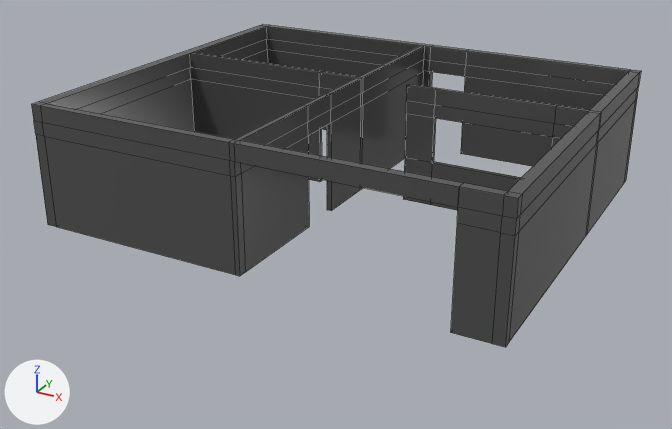
An edit to the FBX model Model/wall.fbx, drawn before and after from the same camera.
The view is the same before and after, from a camera (50 mm lens) standing at (0.213, -0.39, 0.2) and looking at (0.007, -0.016, 0.013). Lighting does not change. The marker at lower left points along +X, +Y and +Z. Mesh edges are drawn as thin lines. Where no turn or scale is listed for an object, it has been applied to the vertices.

Names of what the first picture shows: 'Prime_Wall'.
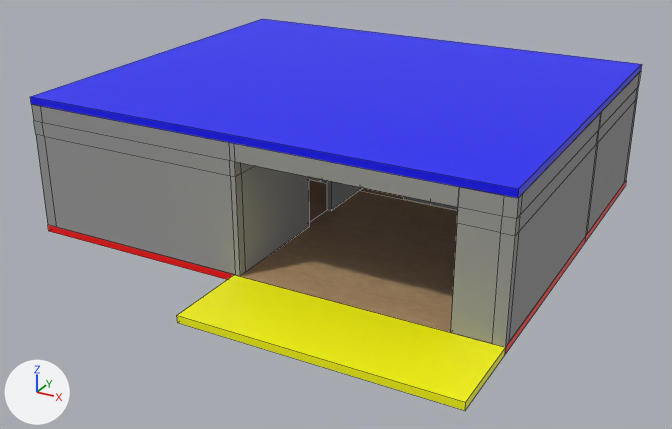
Where the newer file only moved an object's origin or applied its transform, the numbers keep the older frame.

Changed parts and their boxes [x1, y1, x2, y2] in the pictures (672 x 429 px):
'Prime_Wall', recoloured, surface changed (black to grey)
    both: [32, 24, 641, 347]
'Prime_Ceiling', added (blue)
    after: [30, 19, 642, 198]
'Prime_Base', added
    after: [48, 180, 626, 354]
    faces in mat_base_wood: [241, 180, 458, 333]
    faces in mat_floor1 (red #ff0000): [48, 181, 626, 354]
'pasted__pasted__Balcony_Base', added (yellow)
    after: [177, 275, 506, 410]

Diff of the bpy script that builds the scene:
```diff
--- a/Model/wall.fbx.py
+++ b/Model/wall.fbx.py
@@ img_base_toilet_roughness_png @@
+img_base_toilet_roughness_png = load_image('Base_toilet_Roughness.png', 'Texture/Living Room/Base/Base_toilet_Roughness.png', 2048, 2048, 'Non-Color')
@@ img_base_toilet_base_color_png @@
+img_base_toilet_base_color_png = load_image('Base_toilet_Base_color.png', 'Texture/Living Room/Base/Base_toilet_Base_color.png', 2048, 2048, 'sRGB')
@@ img_base_toilet_normal_png @@
+img_base_toilet_normal_png = load_image('Base_toilet_Normal.png', 'Texture/Living Room/Base/Base_toilet_Normal.png', 2048, 2048, 'Non-Color')
@@ img_base_wood_roughness_png @@
+img_base_wood_roughness_png = load_image('Base_wood_Roughness.png', 'Texture/Living Room/Base/Base_wood_Roughness.png', 2048, 2048, 'Non-Color')
@@ img_base_wood_normal_png @@
+img_base_wood_normal_png = load_image('Base_wood_Normal.png', 'Texture/Living Room/Base/Base_wood_Normal.png', 2048, 2048, 'Non-Color')
@@ img_base_wood_base_color_png @@
+img_base_wood_base_color_png = load_image('Base_wood_Base_color.png', 'Texture/Living Room/Base/Base_wood_Base_color.png', 2048, 2048, 'sRGB')
@@ mat_grey @@
 mat_grey = principled_material('Grey')
-mat_grey.base_color = (0.0769, 0.0769, 0.0769)  # dark grey #4e4e4e
-mat_grey.roughness = 0.2
+mat_grey.base_color = (0.322, 0.322, 0.322)  # grey #9a9a9a
+mat_grey.roughness = 1.0
@@ mat_ceiling @@
+mat_ceiling = principled_material('Ceiling')
+mat_ceiling.base_color = (0.0, 0.0, 1.0)  # blue #0000ff
+mat_ceiling.roughness = 0.4
@@ mat_base_toilet @@
+mat_base_toilet = bpy.data.materials.new('Base_toilet')
+# uses the picture img_base_toilet_base_color_png
+# uses the picture img_base_toilet_normal_png
+# uses the picture img_base_toilet_roughness_png
@@ mat_base_wood @@
+mat_base_wood = bpy.data.materials.new('Base_wood')
+# uses the picture img_base_wood_base_color_png
+# uses the picture img_base_wood_normal_png
+# uses the picture img_base_wood_roughness_png
@@ mat_floor1 @@
+mat_floor1 = principled_material('Floor1')
+mat_floor1.base_color = (1.0, 0.0, 0.0)  # red #ff0000
+mat_floor1.roughness = 0.4
@@ mat_balcony_bot @@
+mat_balcony_bot = principled_material('balcony_bot')
+mat_balcony_bot.base_color = (1.0, 1.0, 0.0)  # yellow #ffff00
+mat_balcony_bot.roughness = 0.4
@@ me_mesh_002 @@
+me_mesh_002.from_pydata(...)  # a box spanning x -0.12..0.12, y -0.101..0.101, z 0.0..0.004
+me_mesh_002.materials.append(mat_ceiling)  # blue #0000ff
@@ me_mesh_1 @@
+me_mesh_1.from_pydata(...)  # 18 vertices, 16 faces; spans x -0.12..0.12, y -0.101..0.101, z -0.002..0.002
+# faces by material slot: [12, 3, 1]
+me_mesh_1.materials.append(mat_floor1)  # red #ff0000
+me_mesh_1.materials.append(mat_base_wood)
+me_mesh_1.materials.append(mat_base_toilet)
@@ me_mesh_003 @@
+me_mesh_003.from_pydata(...)  # a box spanning x 0.0..0.127, y -0.0208..0.0208, z -0.0018..0.0018
+me_mesh_003.materials.append(mat_balcony_bot)  # yellow #ffff00
@@ ob_prime_ceiling @@
+ob_prime_ceiling = bpy.data.objects.new('Prime_Ceiling', me_mesh_002)
+ob_prime_ceiling.location = (0.0006, 0.0149, 0.0704)
@@ ob_prime_base @@
+ob_prime_base = bpy.data.objects.new('Prime_Base', me_mesh_1)
+ob_prime_base.location = (0.0006, 0.0149, 0.0059)
@@ ob_pasted__pasted__balcony_base @@
+ob_pasted__pasted__balcony_base = bpy.data.objects.new('pasted__pasted__Balcony_Base', me_mesh_003)
+ob_pasted__pasted__balcony_base.location = (-0.0064, -0.1067, 0.0059)
```
